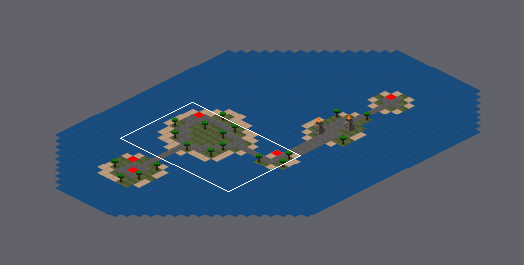
Tiled map, stored at assets/tiled/tutorial.tmx. The picture above shows the old version from afar; the outline marks the close-up.
Close-up. As it was:
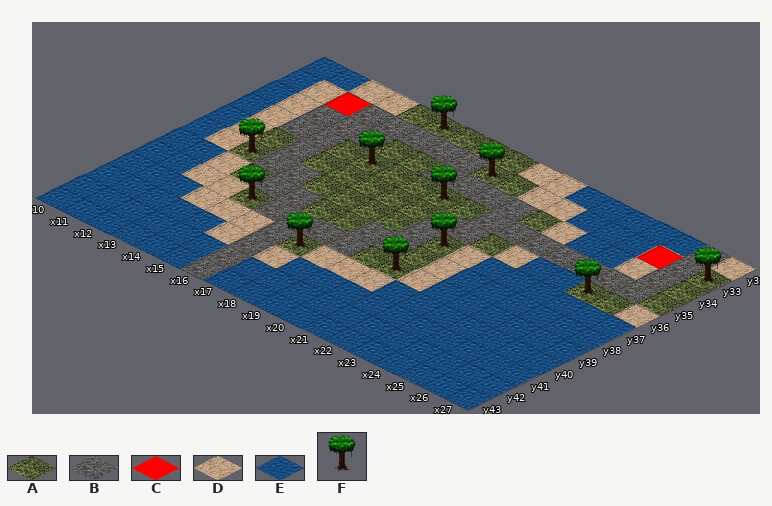
Cells are 98x48 px. Isometric: x runs down to the right, y down to the left. Shown: x 10..27, y 32..43. The commit also changed other parts of the map, which this record leaves out.
Key: from "GroundTiles": A 0 "grass", B 1 "gravell", C 2 "red", D 3 "sand", E 5 "water"; from "Tree": F 0.
_ is an empty cell.
Layer "layer1" before, first column x 10:
32 EEDDAAAAADDEEEEEBD
33 EDABBBBBAADDEEEDBA
34 EDBBBAABBBBADEEDBA
35 EDBBAAAAAABBBBBBBA
36 EDABAAAAABBADEEAAD
37 EDABBAAAABADEEEEEE
38 EEDABBAABBADEEEEEE
39 EEDDABBBBAADEEEEEE
40 EEEDDDBADDDEEEEEEE
41 EEEEEDBDEEEEEEEEEE
42 EEEEEEBEEEEEEEEEEE
43 EEEEEEBEEEEEEEEEEE
Layer "unitLayer" before, first column x 10:
32 _____F____________
33 __C_____F______C_F
34 __________________
35 _____F__F_________
36 _______________F__
37 __F_______F_______
38 __________________
39 ____F_____F_______
40 _______F__________
41 __________________
42 __________________
43 __________________
And afterwards:
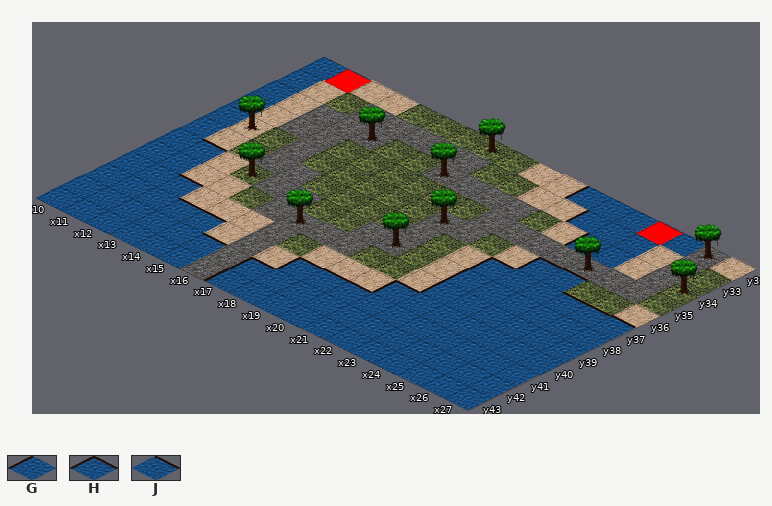
Further tiles: from "GroundTiles": G 6 "waterL", H 7 "waterM", J 8 "waterR".
Diff:
Layer "layer1":
y 32: x 21 E -> G
y 33: x 22 E -> G
y 34: x 23 E -> G
y 36: x 23..24 EE -> HJ
y 37: x 22 E -> H; x 25..27 EEE -> JJJ
y 38: x 11 E -> J; x 22 E -> G
y 39: x 22 E -> G
y 40: x 12 E -> J; x 21 E -> H
y 41: x 13..14 EE -> JJ; x 18..20 EEE -> HJJ
y 42: x 15 E -> J; x 17 E -> H
y 43: x 17 E -> G
Layer "unitLayer":
y 32: x 11 _ -> C; x 15 F -> _; x 17 _ -> F; x 24 _ -> C; x 26 _ -> F
y 33: x 12 C -> _; x 18 F -> _; x 25 C -> _; x 27 F -> _
y 34: x 14 _ -> F; x 17 _ -> F; x 27 _ -> F
y 35: x 15 F -> _; x 18 F -> _; x 24 _ -> F
y 36: x 11 _ -> F; x 19 _ -> F; x 25 F -> _
y 37: x 12 F -> _; x 20 F -> _
y 38: x 13 _ -> F; x 19 _ -> F
y 39: x 14 F -> _; x 16 _ -> F; x 20 F -> _
y 40: x 17 F -> _
Boxes around the changes in both close-ups, in picture pixels (x1, y1, x2, y2):
changed: (178, 69, 636, 328)
changed: (636, 221, 722, 295)
